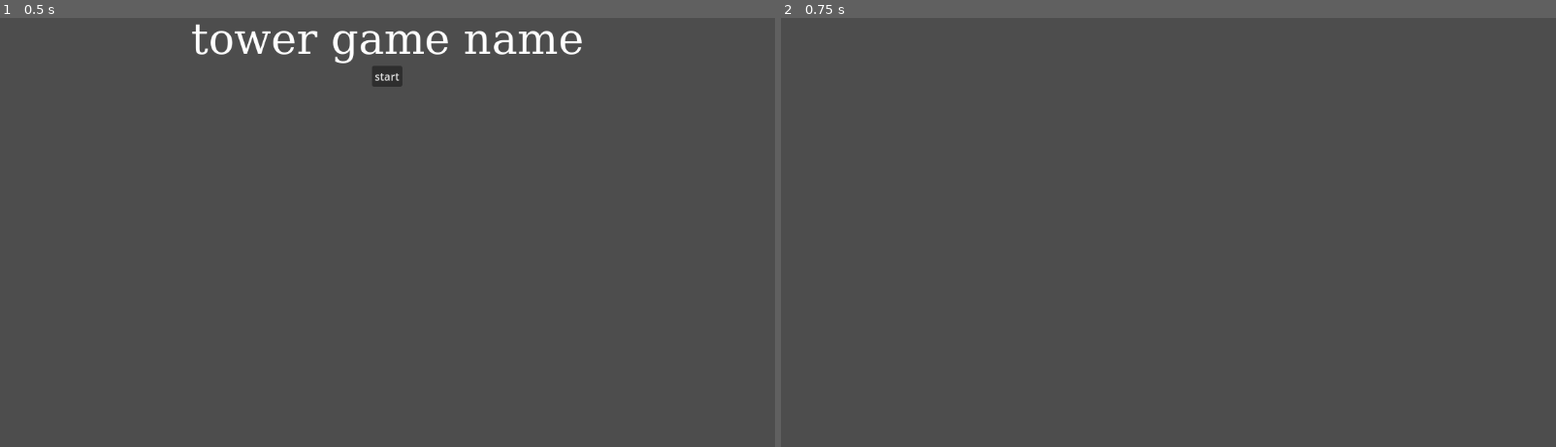
Above: before the commit, frames 1-2 (left to right).
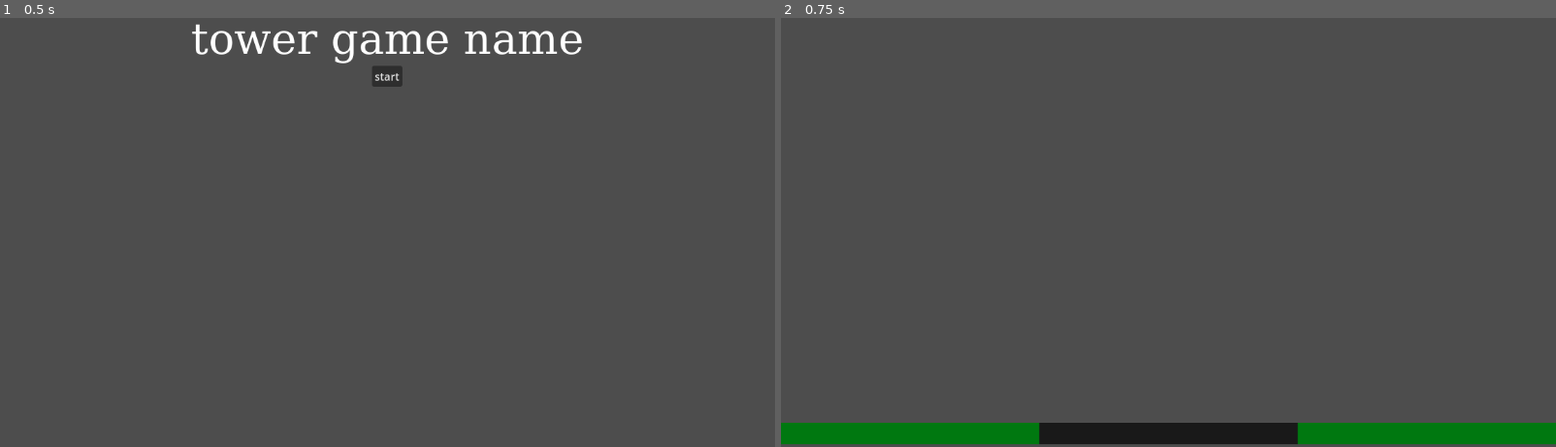
Above: after the commit, the same moments.

Repository: ender-titan1/GWJ-73
Game: Godot game, scene res://scenes/Menu.tscn
Same seed, same stepped clock (60 frames per second), same inputs: the game is played once before the commit and once after it.
Inputs:
- Up to frame 1 (0.5 s): no input
- Up to frame 2 (0.75 s): click "start" at 0.5 s

Frame 1 is identical in both runs. In frame 2, 5.0% of the frame differs, in the area x 0-100%, y 94-100%.

Commit message:
Add basic grid

Diff:
--- /dev/null
+++ b/resources/main_tileset.tres
@@ -0,0 +1,20 @@
+[gd_resource type="TileSet" load_steps=4 format=3 uid="uid://f3h1x1j8xhtp"]
+
+[ext_resource type="Texture2D" uid="uid://cmcrit7gifwi3" path="res://resources/placeholder_square.tres" id="1_scrnm"]
+
+[sub_resource type="TileSetAtlasSource" id="TileSetAtlasSource_vao78"]
+texture = ExtResource("1_scrnm")
+texture_region_size = Vector2i(32, 32)
+0:0/0 = 0
+0:0/0/modulate = Color(0.099986, 0.099986, 0.099986, 1)
+
+[sub_resource type="TileSetAtlasSource" id="TileSetAtlasSource_14hxd"]
+texture = ExtResource("1_scrnm")
+texture_region_size = Vector2i(32, 32)
+0:0/0 = 0
+0:0/0/modulate = Color(0, 0.47, 0.0626667, 1)
+
+[resource]
+tile_size = Vector2i(32, 32)
+sources/1 = SubResource("TileSetAtlasSource_14hxd")
+sources/0 = SubResource("TileSetAtlasSource_vao78")
--- /dev/null
+++ b/resources/placeholder_square.tres
@@ -0,0 +1,9 @@
+[gd_resource type="GradientTexture2D" load_steps=2 format=3 uid="uid://cmcrit7gifwi3"]
+
+[sub_resource type="Gradient" id="Gradient_6gpao"]
+colors = PackedColorArray(1, 1, 1, 1, 1, 1, 1, 1)
+
+[resource]
+gradient = SubResource("Gradient_6gpao")
+width = 32
+height = 32
--- a/scenes/Start.tscn
+++ b/scenes/Start.tscn
@@ -1,6 +1,14 @@
-[gd_scene load_steps=2 format=3 uid="uid://djwihrxn5l817"]
+[gd_scene load_steps=3 format=3 uid="uid://djwihrxn5l817"]
 
-[ext_resource type="Script" path="res://scenes/Start.gd" id="1_qyy2e"]
+[ext_resource type="Script" path="res://src/start.gd" id="1_23hn0"]
+[ext_resource type="TileSet" uid="uid://f3h1x1j8xhtp" path="res://resources/main_tileset.tres" id="2_24psf"]
 
 [node name="Start" type="Node2D"]
-script = ExtResource("1_qyy2e")
+script = ExtResource("1_23hn0")
+
+[node name="TileMap" type="TileMap" parent="."]
+tile_set = ExtResource("2_24psf")
+format = 2
+layer_0/tile_data = PackedInt32Array(655359, 0, 0, 655342, 1, 0, 655343, 1, 0, 655344, 1, 0, 655345, 1, 0, 655346, 1, 0, 655347, 1, 0, 655348, 1, 0, 655349, 1, 0, 655350, 1, 0, 655351, 1, 0, 655352, 1, 0, 655353, 1, 0, 655354, 0, 0, 655355, 0, 0, 655356, 0, 0, 655357, 0, 0, 655358, 0, 0, 589824, 0, 0, 589825, 0, 0, 589826, 0, 0, 589827, 0, 0, 589828, 0, 0, 589829, 0, 0, 589830, 1, 0, 589831, 1, 0, 589832, 1, 0, 589833, 1, 0, 589834, 1, 0, 589835, 1, 0, 589836, 1, 0, 589837, 1, 0, 589838, 1, 0, 589839, 1, 0, 589840, 1, 0, 589841, 1, 0)
+
+[node name="Camera2D" type="Camera2D" parent="."]
